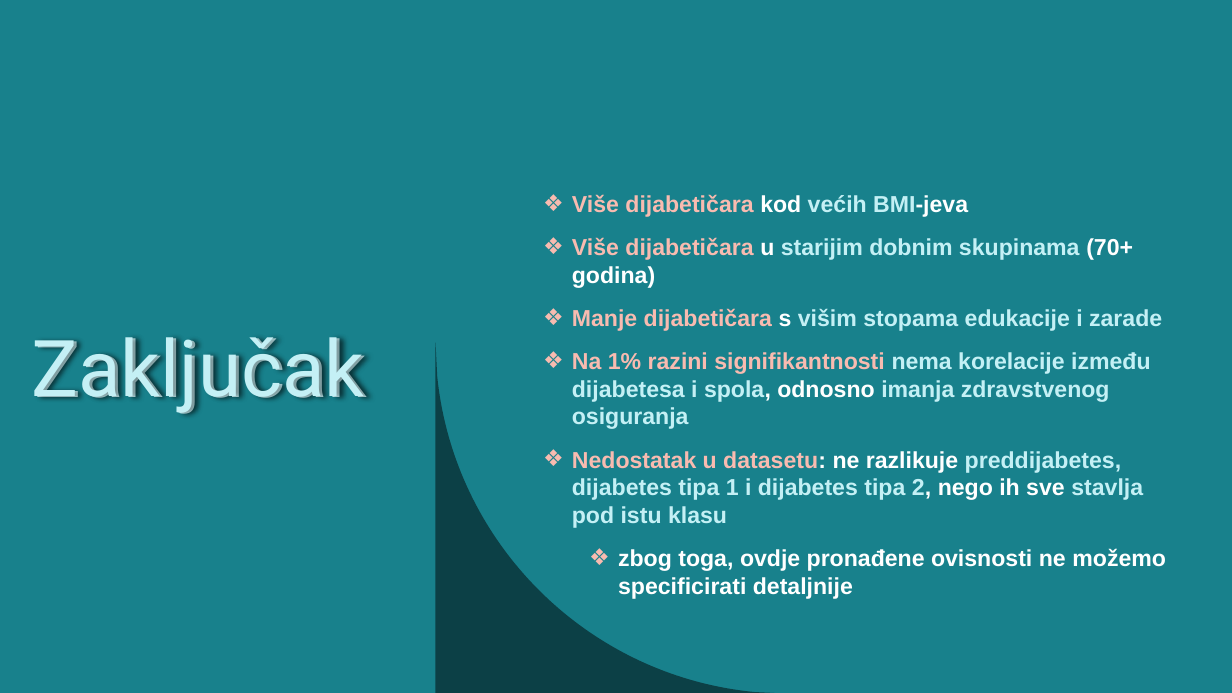
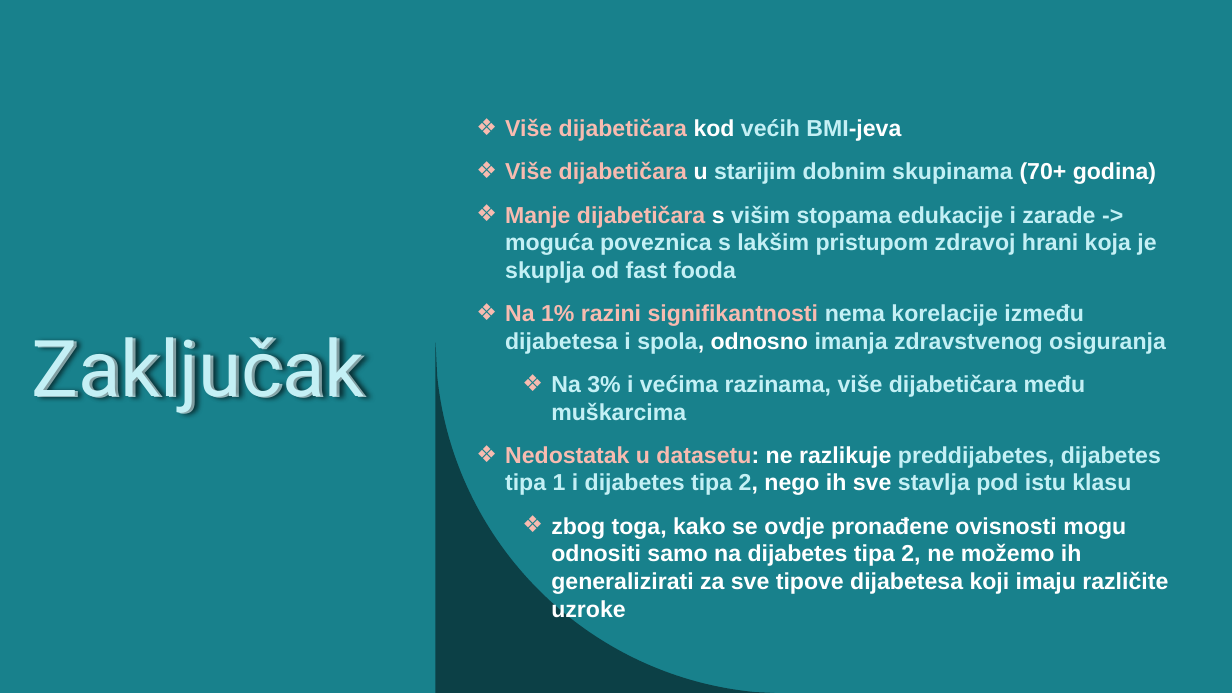
Before and after one commit to jfletcher20/diabetes-health-indicators-analysis, a slide deck: slide 25 of documentation/documentation.pptx (slide 24 before the commit). Drawn at 1232x693 pixels with LibreOffice and Linux fonts; fonts in the diff are those of the drawing. Boxes give left, top, right and bottom in pixels: in the first picture for what was removed or moved away, otherwise in the second. Text is boxed around its words. In the diff, an @@ line names an element or a change of style, - is before the commit and + after.

Commit message:
Improve presentation

```diff
--- a/documentation/documentation.pptx
+++ b/documentation/documentation.pptx
@@ text "Više dijabetičara kod većih BMI-jeva": place and size @@
-text "Više dijabetičara kod većih BMI-jeva" at <box>572,194,1166,599</box>
+text "Više dijabetičara kod većih BMI-jeva" at <box>505,118,1168,590</box>
@@ text at <box>505,205,1156,283</box>: text changed @@
-❖ Manje dijabetičara s višim stopama edukacije i zarade
+❖ Manje dijabetičara s višim stopama edukacije i zarade -> moguća poveznica s lakšim pristupom zdravoj hrani koja je skuplja od fast fooda
@@ text at <box>551,374,1086,420</box>: paragraph added @@
+  ❖ Na 3% i većima razinama, više dijabetičara među muškarcima
@@ text at <box>551,517,1168,590</box>: text changed @@
-  ❖ zbog toga, ovdje pronađene ovisnosti ne možemo specificirati detaljnije
+  ❖ zbog toga, kako se ovdje pronađene ovisnosti mogu odnositi samo na dijabetes tipa 2, ne možemo ih generalizirati za sve tipove dijabetesa koji imaju različite uzroke
```
Also in this commit, not shown: 10 other slides changed, 1 slide added.
